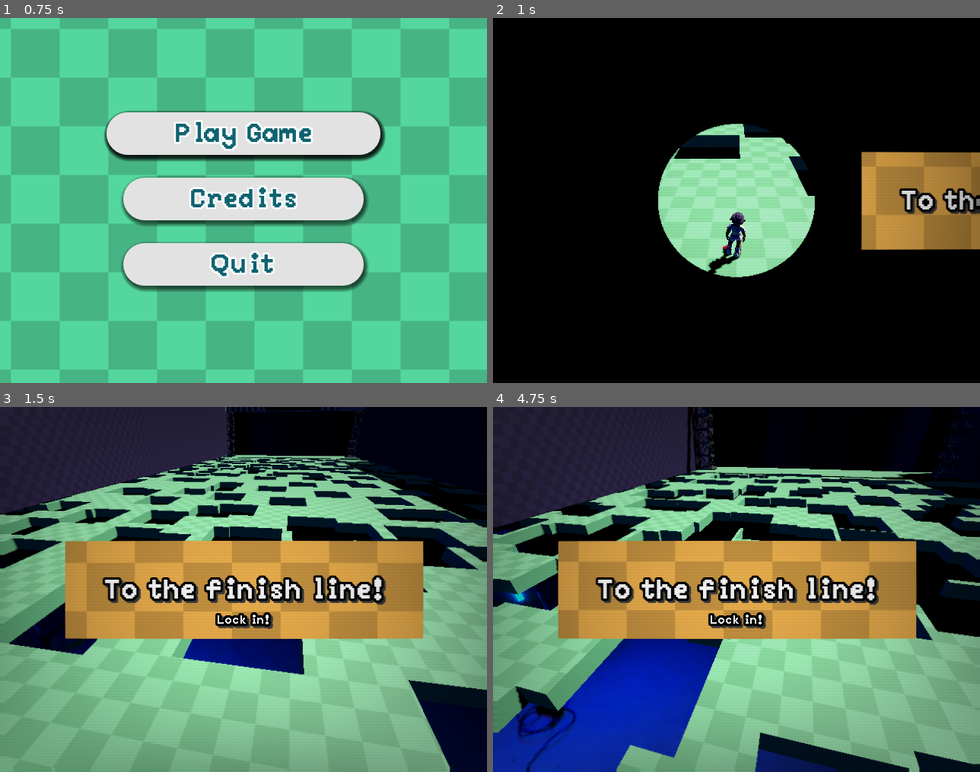
Above: before the commit, frames 1-4 (two rows, left to right).
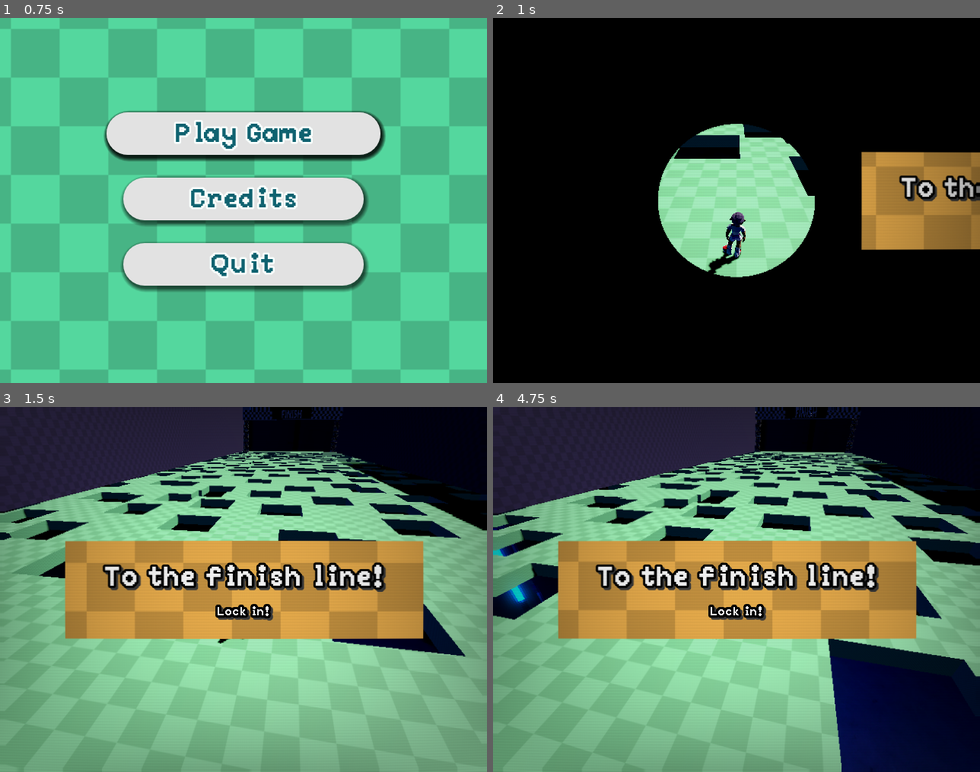
Above: after the commit, the same moments.

Repository: lognasmeow/Wonder
Game: Godot game, scene res://UI/Screens/MainMenu/MainMenu.tscn
Two runs of this game, one before a commit and one after it. Both use one fixed random seed, a clock stepped at 60 frames per second and the inputs below.
Inputs (mouse positions are in pixels of both pictures, inside the frame that each line leads up to):
- Up to frame 1 (0.75 s): move the mouse to (267, 200) at 0.52 s; hold W (up) from 0.53 s (still down)
- Up to frame 2 (1 s): keep holding W (up); tap Space (jump) at 0.77 s
- Up to frame 3 (1.5 s): keep holding W (up); move the mouse to (219, 589) at 1.27 s
- Up to frame 4 (4.75 s): keep holding W (up); tap Space (jump) at 1.52, 3.02, 3.77, 4.52 s; move the mouse to (746, 582) at 2.02 s; move the mouse to (731, 596) at 2.77 s; move the mouse to (775, 593) at 3.52 s; move the mouse to (697, 585) at 4.27 s

Frame 1 is identical in both runs. In frame 2, 1.3% of the frame differs, in the area x 83-100%, y 43-54%; in frame 3, 27%; in frame 4, 47%, in the area x 0-100%, y 0-100%.

Commit message:
animation fix

Diff:
--- a/Player/player.gd
+++ b/Player/player.gd
@@ -17,7 +17,7 @@
 @export_range(0.0, 1.0) var mouseSensitivity: float = 0.15
 var cameraInputDirection: Vector2 = Vector2.ZERO
 
-const SPEED = 118.0
+const SPEED = 8.0
 const JUMP_VELOCITY = 15
 
 var speedMultiplier: float = 1.0
--- a/UI/Transitions/RespawnText/RespawnText.tscn
+++ b/UI/Transitions/RespawnText/RespawnText.tscn
@@ -28,7 +28,7 @@
 "times": PackedFloat32Array(0),
 "transitions": PackedFloat32Array(1),
 "update": 0,
-"values": [Vector2(663, 224)]
+"values": [Vector2(663, 206.59)]
 }
 tracks/2/type = "value"
 tracks/2/imported = false
@@ -40,7 +40,7 @@
 "times": PackedFloat32Array(0),
 "transitions": PackedFloat32Array(1),
 "update": 0,
-"values": [Vector2(663, 273.46)]
+"values": [Vector2(663, 261.8)]
 }
 
 [sub_resource type="Animation" id="Animation_yhwct"]
@@ -68,7 +68,7 @@
 "times": PackedFloat32Array(0, 0.4),
 "transitions": PackedFloat32Array(1, 1),
 "update": 0,
-"values": [Vector2(97, 224), Vector2(-487, 224)]
+"values": [Vector2(97, 206.59), Vector2(-487, 206.59)]
 }
 tracks/2/type = "value"
 tracks/2/imported = false
@@ -80,7 +80,7 @@
 "times": PackedFloat32Array(0, 0.4),
 "transitions": PackedFloat32Array(1, 1),
 "update": 0,
-"values": [Vector2(97, 273.46), Vector2(-487, 273.46)]
+"values": [Vector2(97, 261.8), Vector2(-487, 261.8)]
 }
 
 [sub_resource type="Animation" id="Animation_44s3g"]
@@ -108,7 +108,7 @@
 "times": PackedFloat32Array(0, 0.4),
 "transitions": PackedFloat32Array(1, 1),
 "update": 0,
-"values": [Vector2(663, 224), Vector2(97, 224)]
+"values": [Vector2(663, 206.59), Vector2(97, 206.59)]
 }
 tracks/2/type = "value"
 tracks/2/imported = false
@@ -120,7 +120,7 @@
 "times": PackedFloat32Array(0, 0.4),
 "transitions": PackedFloat32Array(1, 1),
 "update": 0,
-"values": [Vector2(663, 273.46), Vector2(97, 273.46)]
+"values": [Vector2(663, 261.8), Vector2(97, 261.8)]
 }
 
 [sub_resource type="AnimationLibrary" id="AnimationLibrary_7cipp"]
@@ -169,7 +169,7 @@
 anchor_bottom = 0.5
 offset_left = 330.0
 offset_top = -64.37508
-offset_right = 804.4995
+offset_right = 804.49915
 offset_bottom = 64.37492
 grow_horizontal = 2
 grow_vertical = 2
@@ -183,7 +183,9 @@
 anchor_right = 0.8484375
 anchor_bottom = 0.54583335
 offset_left = 566.0
-offset_right = 566.0022
+offset_top = -17.410004
+offset_right = 566.00195
+offset_bottom = -17.410004
 grow_horizontal = 2
 grow_vertical = 2
 theme = SubResource("Theme_7cipp")
@@ -203,9 +205,9 @@
 anchor_right = 0.8484375
 anchor_bottom = 0.54583335
 offset_left = 566.0
-offset_top = 49.45999
-offset_right = 566.0022
-offset_bottom = 49.460052
+offset_top = 37.799988
+offset_right = 566.00195
+offset_bottom = 37.80005
 grow_horizontal = 2
 grow_vertical = 2
 theme = SubResource("Theme_7cipp")
